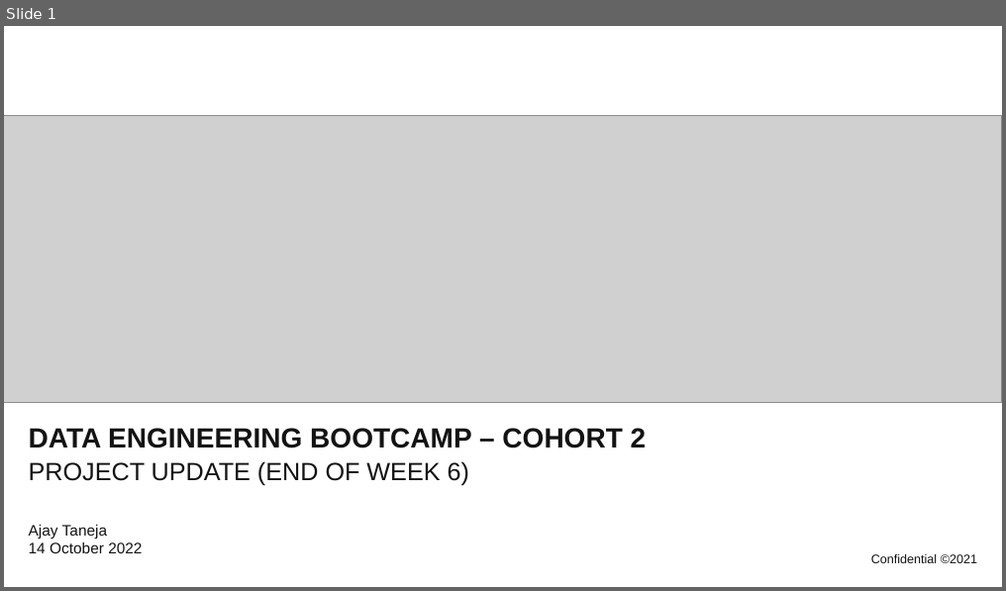
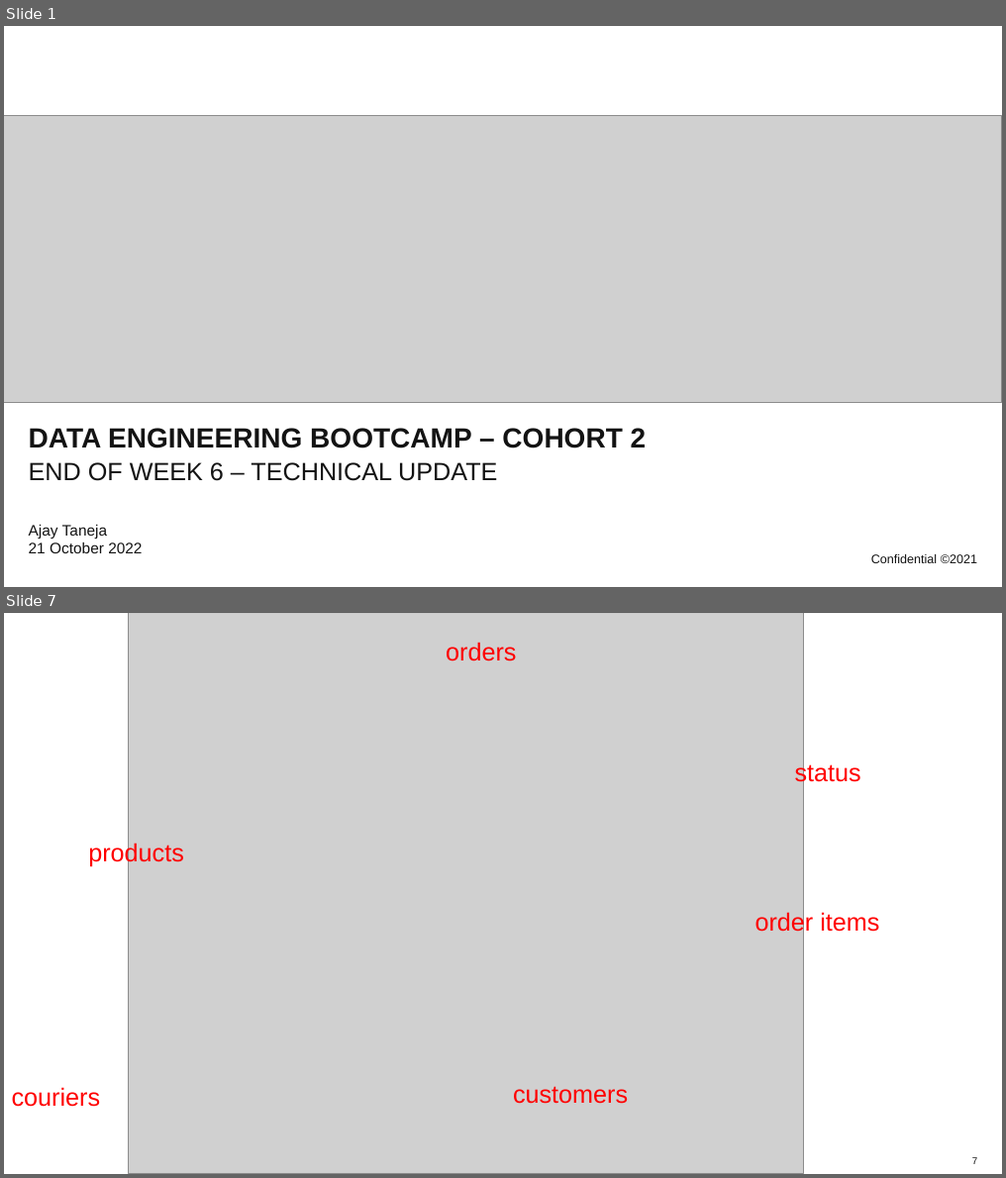
Before and after one commit to atanejajlr/week_5_v3, a slide deck: presentation/project_presentation.pptx. Shown one above the other, each under a label of ours: slide 1 before the commit, slides 1 and 7 after it; the slides between them are not shown. The pictures are 1006x591 and 1006x1178 pixels, drawn with LibreOffice and Linux fonts; fonts in the diff are those of the drawing; grey boxes stand for pictures; background and template pictures are left out. Boxes give left, top, right and bottom in pixels: in the first picture for what was removed or moved away, otherwise in the second. Text is boxed around its words. In the diff, an @@ line names an element or a change of style, - is before the commit and + after.

```diff
--- a/presentation/project_presentation.pptx
+++ b/presentation/project_presentation.pptx
@@ slide 7 added at (x1=4, y1=613, x2=1002, y2=1174), background #FFFFFF @@
@@ picture added at (x1=129, y1=613, x2=803, y2=1173) @@
@@ text added at (x1=446, y1=642, x2=516, y2=662), 18 pt, text #FF0000 @@
+orders
@@ text added at (x1=795, y1=761, x2=861, y2=787), 18 pt, text #FF0000 @@
+status
@@ text added at (x1=88, y1=842, x2=184, y2=867), 18 pt, text #FF0000 @@
+products
@@ text added at (x1=755, y1=910, x2=879, y2=936), 18 pt, text #FF0000 @@
+order items
@@ text added at (x1=12, y1=1087, x2=101, y2=1107), 18 pt, text #FF0000 @@
+couriers
@@ text added at (x1=513, y1=1086, x2=628, y2=1104), 18 pt, text #FF0000 @@
+customers
@@ page number added at (x1=972, y1=1157, x2=977, y2=1164), 7 pt, text #131313 @@
+7
@@ slide 1 changed as well @@
@@ subtitle at (x1=29, y1=463, x2=497, y2=481): text changed @@
-PROJECT UPDATE (END OF WEEK 6)
+END OF WEEK 6 – TECHNICAL UPDATE
@@ text at (x1=29, y1=525, x2=142, y2=554): text changed @@
-Ajay Taneja
-14 October 2022
+Ajay Taneja
+21 October 2022
```
Also in this commit, not shown: 7 other slides added, 12 slides removed, 6 other files.
